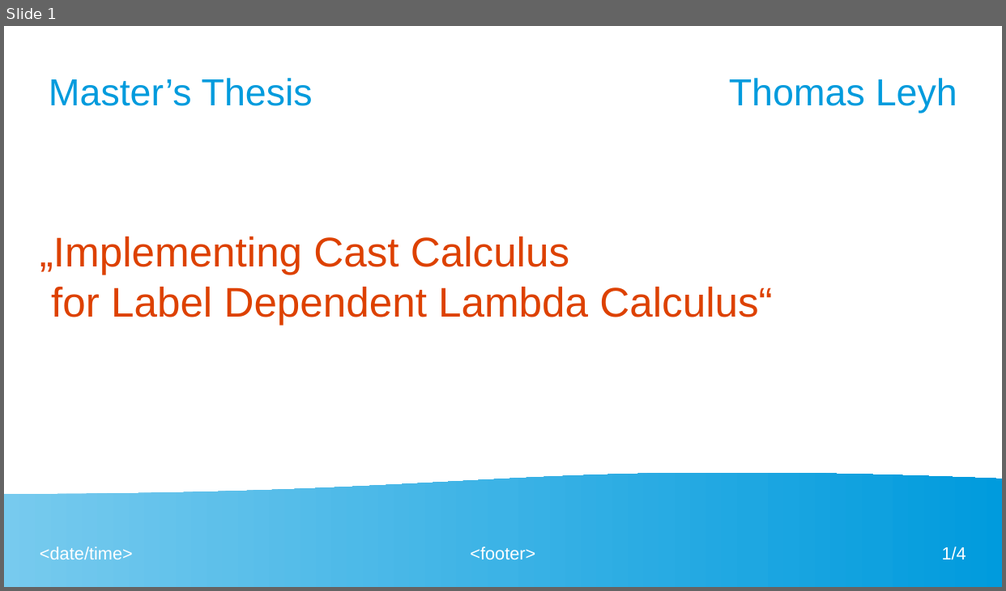
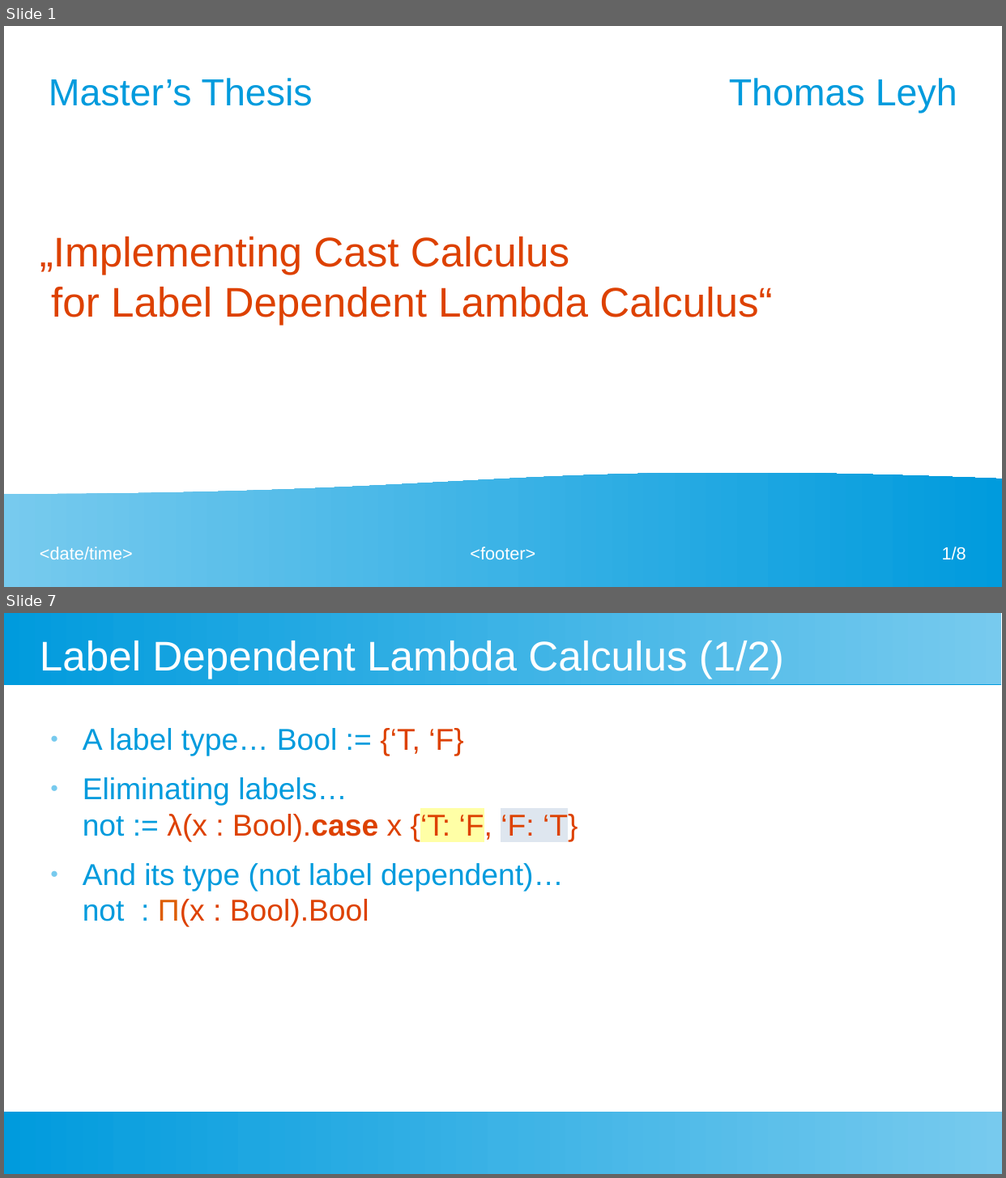
Before and after one commit to leyhline/mastersthesis, a slide deck: presentation.odp. Shown one above the other, each under a label of ours: slide 1 before the commit, slides 1 and 7 after it; the slides between them are not shown. The pictures are 1006x591 and 1006x1178 pixels, drawn with LibreOffice and Linux fonts; fonts in the diff are those of the drawing. Boxes give left, top, right and bottom in pixels: in the first picture for what was removed or moved away, otherwise in the second. Text is boxed around its words. In the diff, an @@ line names an element or a change of style, - is before the commit and + after.

```diff
--- a/presentation.odp
+++ b/presentation.odp
@@ slide 7 added at bbox=[4, 613, 1002, 1174], background #FFFFFF @@
@@ rectangle added at bbox=[4, 613, 1002, 684], fill gradient #77CAEE to #75C9EE to #73C9ED to #71C8ED to #6FC7ED to #6EC6ED @@
@@ title added at bbox=[40, 641, 784, 679], 33 pt, text #FFFFFF @@
+Label Dependent Lambda Calculus (1/2)
@@ text added at bbox=[83, 728, 578, 927], 24 pt, text #009BDD @@
+● A label type… Bool := {‘T, ‘F}
+● Eliminating labels…
+  not := λ(x : Bool).case x {‘T: ‘F, ‘F: ‘T}
+● And its type (not label dependent)…
+  not : Π(x : Bool).Bool
@@ rectangle added at bbox=[4, 1112, 1002, 1174], fill gradient #77CAEE to #75C9EE to #73C9ED to #71C8ED to #6FC7ED to #6EC6ED @@
@@ page number at bbox=[942, 547, 966, 561]: text changed @@
-1/4
+1/8
```
Also in this commit, not shown: 3 slides changed, 3 other slides added.
